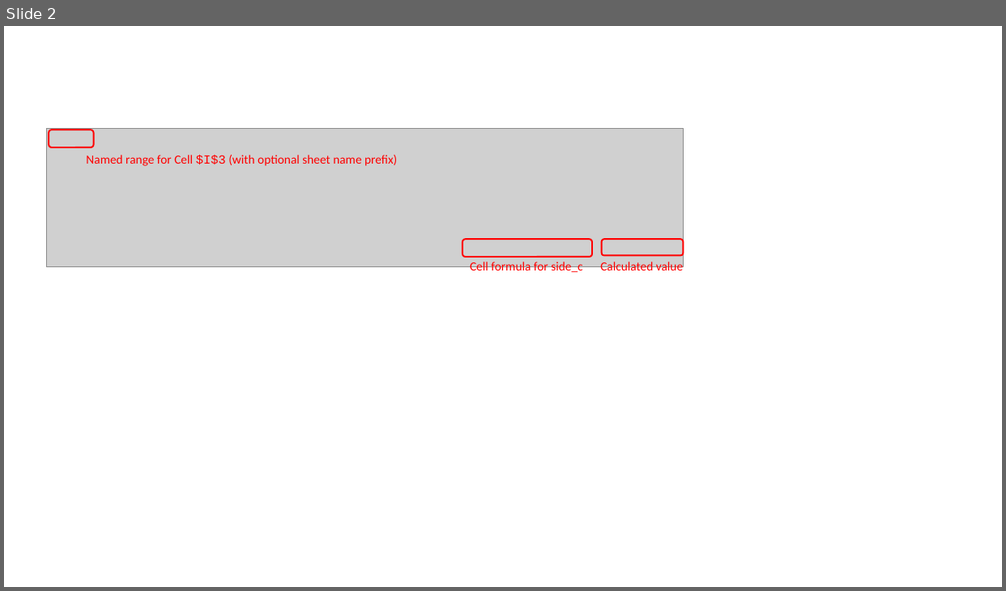
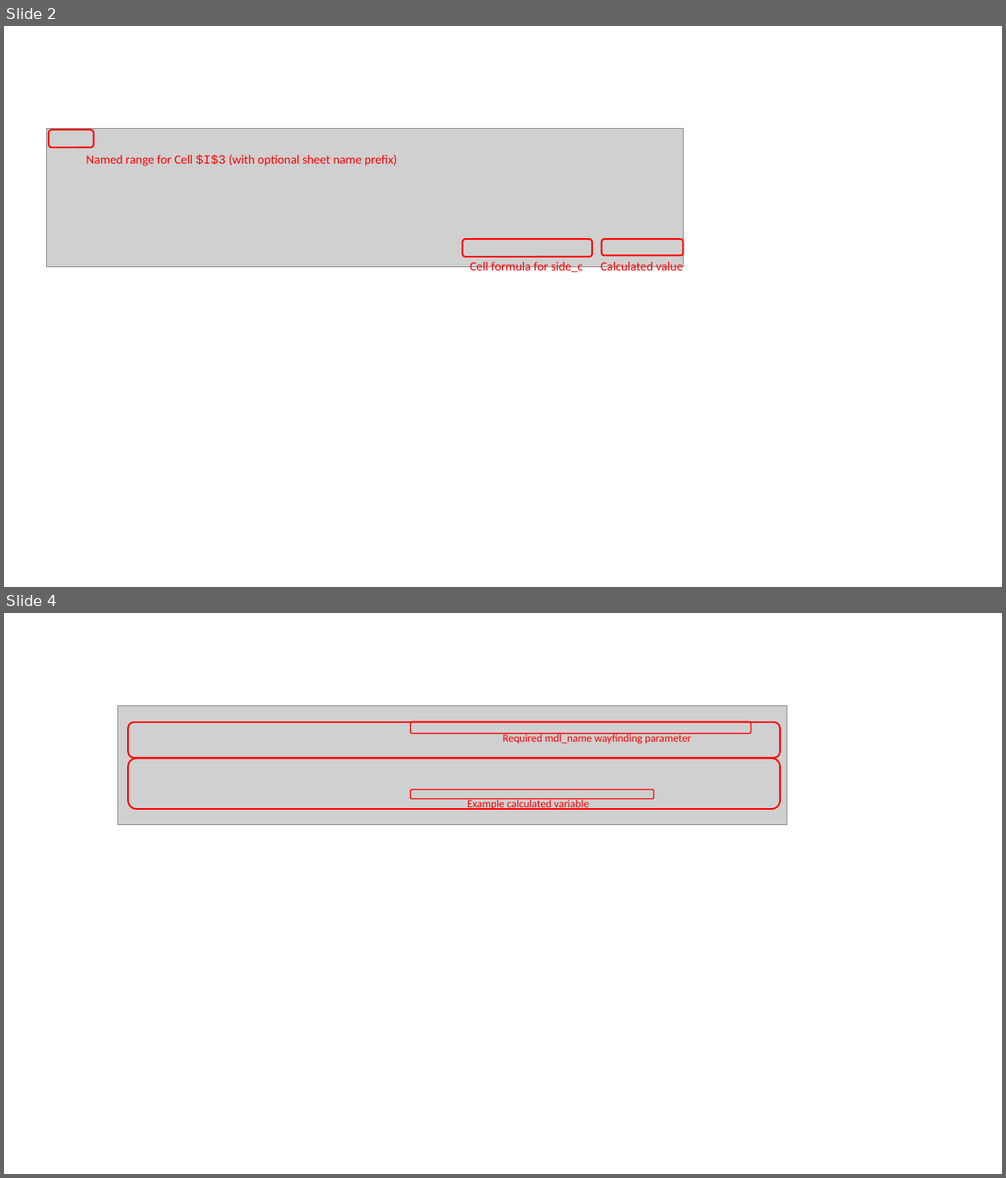
Before and after one commit to jlandgre/ExcelSteps, a slide deck: Assets/annotated images_models.pptx. Shown one above the other, each under a label of ours: slide 2 before the commit, slides 2 and 4 after it; the slides between them are not shown. The pictures are 1006x591 and 1006x1178 pixels, drawn with LibreOffice and Linux fonts; fonts in the diff are those of the drawing; grey boxes stand for pictures. Boxes give left, top, right and bottom in pixels: in the first picture for what was removed or moved away, otherwise in the second. Text is boxed around its words. In the diff, an @@ line names an element or a change of style, - is before the commit and + after.

```diff
--- a/Assets/annotated images_models.pptx
+++ b/Assets/annotated images_models.pptx
@@ slide 4 added at box(4, 613, 1002, 1174), background #FFFFFF @@
@@ picture added at box(118, 705, 788, 824) @@
@@ rounded rectangle added at box(128, 722, 780, 758), outline #FF0000 1.5 pt @@
@@ rounded rectangle added at box(411, 722, 751, 734), outline #FF0000 1 pt @@
@@ text added at box(503, 733, 691, 744), 10.5 pt, text #FF0000 @@
+Required mdl_name wayfinding parameter
@@ rounded rectangle added at box(128, 758, 780, 809), outline #FF0000 1.5 pt @@
@@ rounded rectangle added at box(411, 790, 654, 798), outline #FF0000 1 pt @@
@@ text added at box(467, 798, 589, 810), 10.5 pt, text #FF0000 @@
+Example calculated variable
```
Also in this commit, not shown: 1 other slide added, 6 other files.
